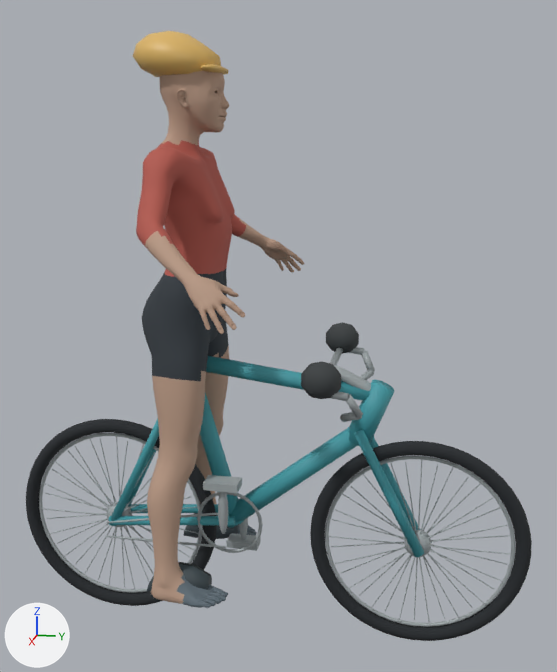
Two versions of the Blender file tools/modeling/source/WodraCyclist.blend, one commit apart.
Rendered twice from a 50 mm camera at (2.3, 0.51, 1.59) aimed at (-0.02, 0.05, 1.01). Every picture has the same lights, and +X, +Y and +Z are marked at lower left. The older version comes first.

The first picture shows 'BikeFrame', 'BrakeHoodL', 'BrakeHoodR', 'CyclingHelmet', 'CyclingShoeR', 'FrontWheelRim', 'FrontWheelSpokes', 'FrontWheelTyre', 'HelmetBrim', 'Human', 'RearWheelRim', 'RearWheelSpokes', 'RearWheelTyre', 'RoadDropHandlebars' and 11 more.
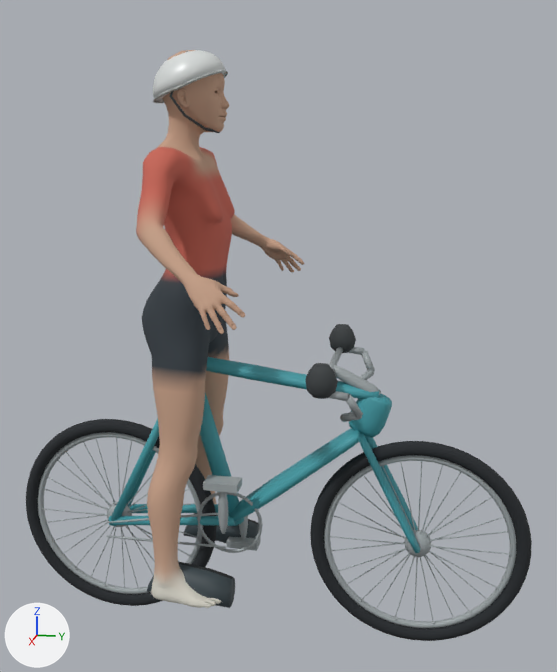
What differs and where, as boxes (x1, y1, x2, y2) in the pictures (557 x 672 px; the box of a moved part takes in the faces that stretch with it):
'BikeFrame', reshaped: before (109, 356, 424, 557); after (109, 357, 420, 553)
'CyclingHelmet', reshaped, recoloured (17% narrower, 13% taller): before (133, 31, 221, 77); after (153, 50, 226, 102)
'CyclingShoeR', reshaped: before (147, 562, 212, 592); after (147, 562, 235, 608)
'BrakeHoodL', reshaped (18% narrower, 9% shorter): before (326, 322, 359, 354); after (329, 324, 356, 353)
'HelmetRim', added: after (153, 70, 228, 103)
'HelmetBrim', deleted: before (201, 64, 228, 75)
'HelmetStrapR', added: after (169, 90, 220, 133)
part 1 of me_cyclingshoermesh, moved or reshaped: before (178, 562, 212, 590); after (178, 562, 235, 608)
part 3 of me_bikeframemesh, rebuilt: before (206, 356, 370, 401); after (206, 357, 380, 399)
part 4 of me_bikeframemesh, rebuilt (11% narrower, 6% shorter): before (354, 429, 424, 557); after (358, 433, 420, 553)
part 5 of me_bikeframemesh, rebuilt (8% narrower, 7% shorter): before (227, 427, 375, 528); after (229, 428, 365, 522)
part 6 of me_bikeframemesh, rebuilt: before (370, 436, 421, 530); after (365, 436, 418, 530)
part 7 of me_bikeframemesh, rebuilt (6% narrower, 33% shorter): before (349, 380, 395, 446); after (349, 393, 392, 437)
part 9 of me_base, recoloured: before (145, 70, 304, 604); after (145, 50, 304, 604)
part 10 of me_base, recoloured: (136, 140, 246, 277) in both
part 11 of me_base, recoloured: (152, 268, 228, 381) in both
part 12 of me_base, recoloured (greyish blue to grey): before (177, 525, 257, 608); after (177, 574, 222, 608)

The change, as a diff of the scene's bpy script:
```diff
--- a/tools/modeling/source/WodraCyclist.blend.py
+++ b/tools/modeling/source/WodraCyclist.blend.py
@@ mat_rider_outfit___gltf_vertex_masks @@
+mat_rider_outfit___gltf_vertex_masks = bpy.data.materials.new('Rider Outfit | glTF vertex masks')
+# nodes: BsdfPrincipled, Math, OutputMaterial, SeparateColor, VectorMath, VertexColor
@@ me_cyclingshoermesh @@
 # used by ob_cyclingshoer; location = (0.0, -0.263, 0.195); rotation_euler = (0.0, 0.0, -3.142), in degrees (0, 0, -180)
-me_cyclingshoermesh.from_pydata(...)  # 60 vertices, 50 faces; spans x -0.234..-0.138, y -0.129..0.069, z -0.003..0.103
+me_cyclingshoermesh.from_pydata(...)  # 60 vertices, 50 faces; spans x -0.238..-0.134, y -0.201..0.069, z -0.025..0.103
+# me_cyclingshoermesh part 1: 24 of 60 vertices moved; they spanned x -0.226..-0.146, y -0.129..-0.081, z 0.003..0.099 and now span x -0.238..-0.134, y -0.201..-0.129, z -0.025..0.089; mean shift (0.0, -0.06, -0.02); largest move (-0.186, -0.129, 0.019) -> (-0.186, -0.201, -0.025)
 me_cyclingshoermesh.materials.append(mat_road_shoe_upper)
@@ me_bikeframemesh @@
 # used by ob_bikeframe; parent = ob_bicyclemodel; location = (0.0, 0.0, 0.0)
-me_bikeframemesh.from_pydata(...)  # 220 vertices, 242 faces; spans x -0.062..0.062, y -0.528..0.531, z 0.33..1.031
+me_bikeframemesh.from_pydata(...)  # 480 vertices, 742 faces; spans x -0.072..0.072, y -0.528..0.519, z 0.332..1.031
+# me_bikeframemesh part 3: the loose piece of 20 vertices spanning x -0.027..0.027, y -0.276..0.396, z 0.814..0.948 is rebuilt with 72 vertices and now spans x -0.036..0.036, y -0.252..0.372, z 0.823..0.937
+# me_bikeframemesh part 4: the loose piece of 20 vertices spanning x 0.028..0.062, y 0.3..0.531, z 0.33..0.74 is rebuilt with 72 vertices and now spans x 0.018..0.072, y 0.311..0.519, z 0.346..0.724
+# me_bikeframemesh part 5: the loose piece of 20 vertices spanning x -0.034..0.034, y -0.143..0.361, z 0.347..0.761 is rebuilt with 72 vertices and now spans x -0.068..0.068, y -0.112..0.332, z 0.374..0.736
+# me_bikeframemesh part 6: the loose piece of 20 vertices spanning x -0.062..-0.028, y 0.3..0.531, z 0.33..0.74 is rebuilt with 72 vertices and now spans x -0.072..-0.018, y 0.311..0.519, z 0.346..0.724
+# me_bikeframemesh part 7: the loose piece of 20 vertices spanning x -0.039..0.039, y 0.269..0.418, z 0.672..0.887 is rebuilt with 72 vertices and now spans x -0.039..0.039, y 0.277..0.411, z 0.703..0.857
 me_bikeframemesh.materials.append(mat_wodra_frame___deep_teal)
@@ me_brakehoodlmesh @@
 # used by ob_brakehoodl; parent = ob_bicyclemodel; location = (0.0, 0.0, 0.0)
-me_brakehoodlmesh.from_pydata(...)  # 54 vertices, 90 faces; spans x -0.292..-0.2053, y 0.1688..0.2812, z 0.9..1.01
+me_brakehoodlmesh.from_pydata(...)  # 80 vertices, 66 faces; spans x -0.2827..-0.2147, y 0.179..0.271, z 0.9075..1.001
+# me_brakehoodlmesh part 8: the whole mesh is rebuilt
 me_brakehoodlmesh.materials.append(mat_glove)
@@ me_base @@
 # used by ob_human; location = (0.0, -0.263, 0.195); rotation_euler = (0.0, 0.0, -3.142), in degrees (0, 0, -180)
-me_base.from_pydata(...)  # 19158 vertices, 18486 faces; spans x -0.5..0.5, y -0.33..0.11, z -0.03..1.67
+me_base.from_pydata(...)  # 19158 vertices, 15152 faces, 6729 loose edges; spans x -0.5..0.5, y -0.33..0.11, z -0.03..1.67
+# me_base part 9: 10179 faces spanning x -0.5..0.5, y -0.33..0.06, z -0.03..1.67 switch from mat_mpfb_cc0_skin (beige #bc9b86) to mat_rider_outfit___gltf_vertex_masks
+# me_base part 10: 2079 faces spanning x -0.37..0.37, y -0.17..0.07, z 1.01..1.43 switch from mat_wodra_cycling_jersey (red #b5594d) to mat_rider_outfit___gltf_vertex_masks
+# me_base part 11: 836 faces spanning x -0.2..0.2, y -0.15..0.1, z 0.71..1.03 switch from mat_wodra_cycling_bib_shorts (dark grey #353c42) to mat_rider_outfit___gltf_vertex_masks
+# me_base part 12: 2058 faces spanning x -0.27..0.27, y -0.21..-0.04, z 0.0..0.09 switch from mat_wodra_road_shoes (greyish blue #616f79) to mat_rider_outfit___gltf_vertex_masks
@@ me_cyclinghelmetmesh @@
 # used by ob_cyclinghelmet; location = (0.0, -0.263, 0.195); rotation_euler = (0.0, 0.0, -3.142), in degrees (0, 0, -180)
-me_cyclinghelmetmesh.from_pydata(...)  # 96 vertices, 162 faces; spans x -0.112..0.112, y -0.145..0.12, z 1.595..1.722
-me_cyclinghelmetmesh.materials.append(mat_road_helmet)  # orange #dfb665
+me_cyclinghelmetmesh.from_pydata(...)  # 1536 vertices, 1473 faces; spans x -0.101..0.101, y -0.159..0.062, z 1.523..1.667
+# me_cyclinghelmetmesh part 2: 96 vertices removed from x -0.112..0.112, y -0.145..0.12, z 1.595..1.722; 1536 vertices added at x -0.101..0.101, y -0.159..0.062, z 1.523..1.667
+me_cyclinghelmetmesh.materials.append(mat_road_helmet___neutral_warm_white)  # light grey #dde1df
@@ ob_helmetbrim @@
-ob_helmetbrim = bpy.data.objects.new('HelmetBrim', me_helmetbrimmesh)
@@ ob_helmetstrapr @@
+ob_helmetstrapr = bpy.data.objects.new('HelmetStrapR', me_helmetstraprmesh)  # 40 vertices, 32 faces; spans x -0.096..0.002, y -0.138..-0.015, z 1.433..1.583; in mat_road_helmet___vents_and_straps (dark grey #353c3f)
+ob_helmetstrapr.location = (0.0, -0.263, 0.195)
+ob_helmetstrapr.rotation_euler = (0.0, 0.0, -3.142)  # degrees (0, 0, -180)
@@ ob_helmetrim @@
+ob_helmetrim = bpy.data.objects.new('HelmetRim', me_helmetrimmesh)  # 520 vertices, 512 faces; spans x -0.104..0.104, y -0.162..0.062, z 1.52..1.609; in mat_road_helmet___edge_trim (grey #a6acaa)
+ob_helmetrim.location = (0.0, -0.263, 0.195)
+ob_helmetrim.rotation_euler = (0.0, 0.0, -3.142)  # degrees (0, 0, -180)
```
